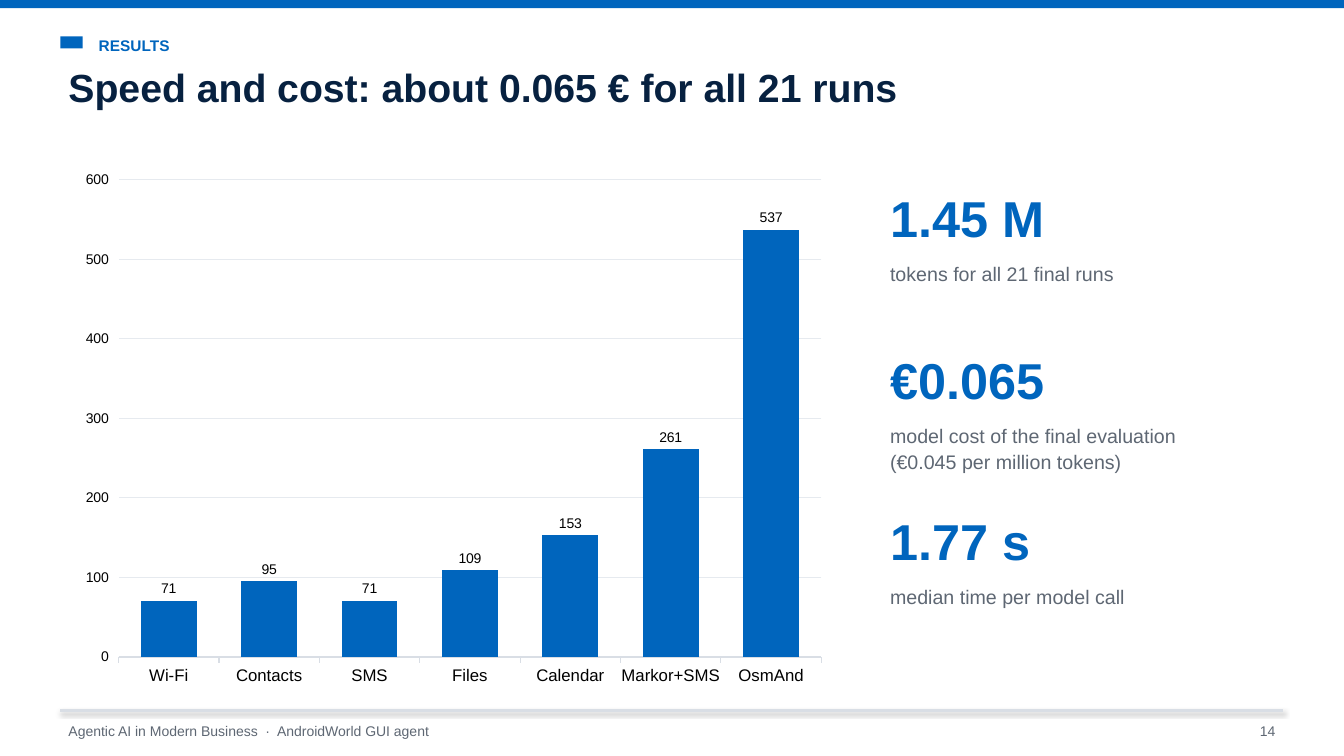
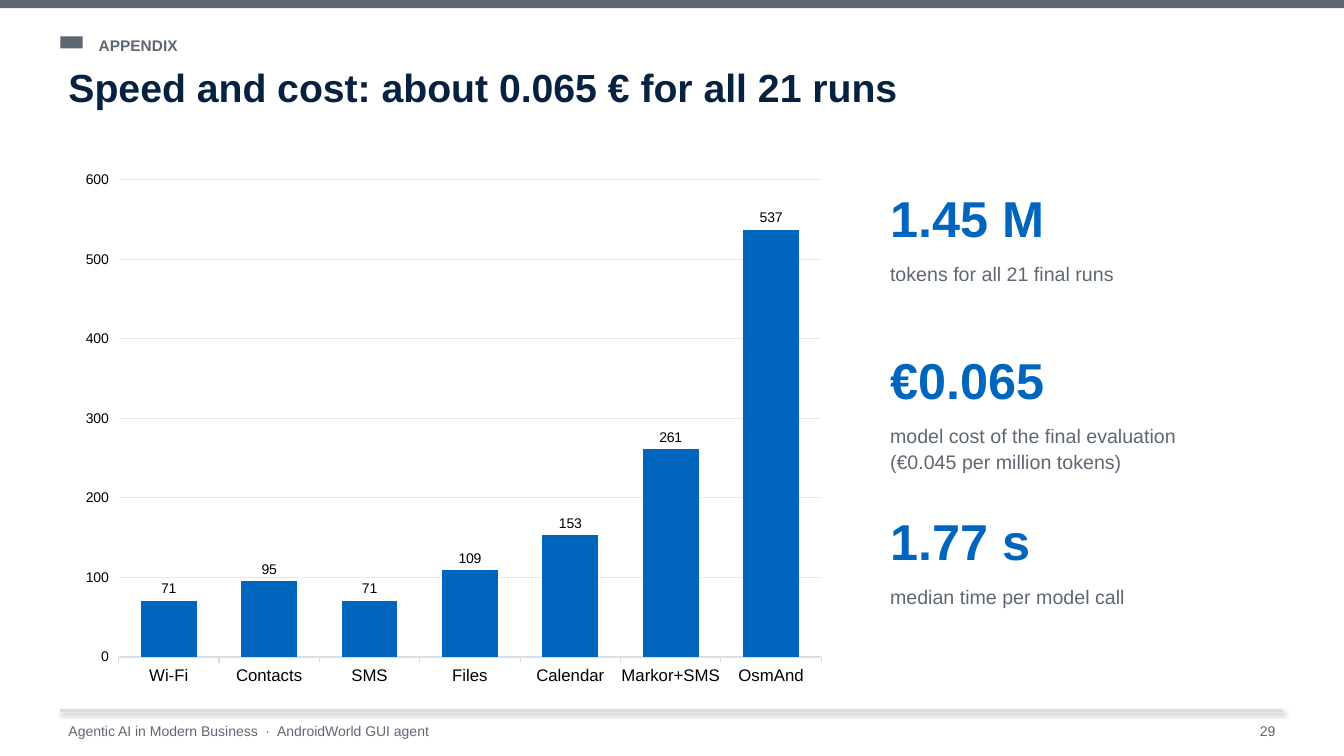
Before and after one commit to Chenschenschen/androidworld-gui-agent, a slide deck: slide 29 of presentation/AndroidWorld_GUI_Agent_Presentation.pptx (slide 14 before the commit). Drawn at 1344x756 pixels with LibreOffice and Linux fonts; fonts in the diff are those of the drawing. Boxes give left, top, right and bottom in pixels: in the first picture for what was removed or moved away, otherwise in the second. Text is boxed around its words. In the diff, an @@ line names an element or a change of style, - is before the commit and + after.

```diff
--- a/presentation/AndroidWorld_GUI_Agent_Presentation.pptx
+++ b/presentation/AndroidWorld_GUI_Agent_Presentation.pptx
@@ rectangle at [0, 0, 1344, 8]: fill #0065BD to #5E6773 @@
@@ rectangle at [60, 36, 83, 48]: fill #0065BD to #5E6773 @@
@@ text at [99, 40, 178, 51]: text changed; text colour #0065BD to #5E6773 @@
-RESULTS
+APPENDIX
@@ text at [1260, 726, 1276, 736]: text changed @@
-14
+29
```
Also in this commit, not shown: 5 other slides changed, 3 slides added, 11 other files.
